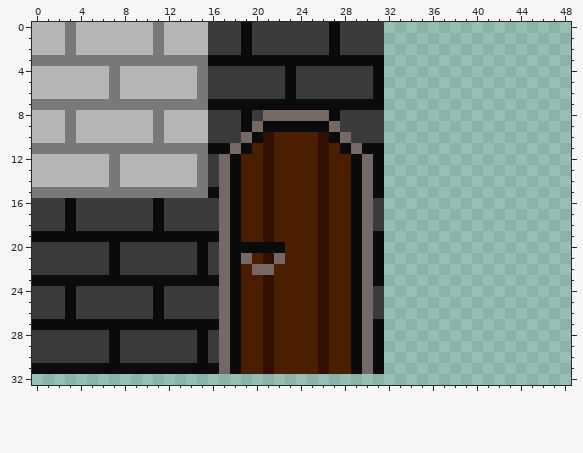
Two states of a pixel-art sprite, res/textures/blocks.png. That is the earlier state.
The file is 64x64 pixels. Shown: x 0..48, y 0..32.
Once edited:
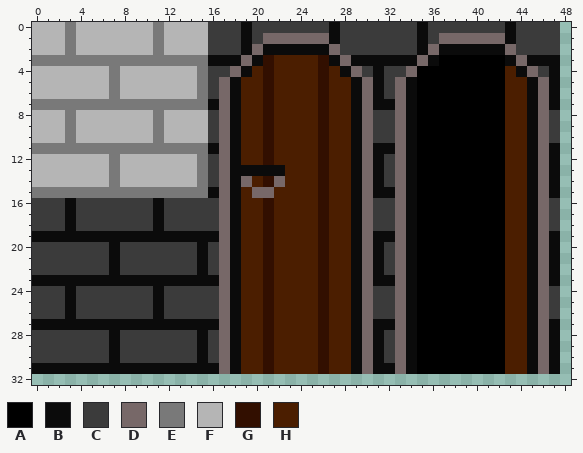
Palette (. is transparent): A #000000  B #0b0b0b  C #3b3b3b  D #776868  E #797979  F #b5b5b5  G #320f00  H #4b1e00
The edit:
@@ x 15..48 @@
- 0 FCCCBCCCCCCCBCCCC.................
- 1 FCCCBCCCCCCCBCCCC.................
- 2 FCCCBCCCCCCCBCCCC.................
- 3 EBBBBBBBBBBBBBBBB.................
- 4 ECCCCCCCBCCCCCCCB.................
- 5 ECCCCCCCBCCCCCCCB.................
- 6 ECCCCCCCBCCCCCCCB.................
- 7 EBBBBBBBBBBBBBBBB.................
- 8 FCCCBCDDDDDDBCCCC.................
- 9 FCCCBDBBBBBBDCCCC.................
-10 FCCCDBGHHHHGBDCCC.................
-11 EBBDBHGHHHHGHBDBB.................
-12 ECDBHHGHHHHGHHBDB.................
-13 ECDBHHGHHHHGHHBDB.................
-14 ECDBHHGHHHHGHHBDB.................
-15 EBDBHHGHHHHGHHBDB.................
-16 CCDBHHGHHHHGHHBDC.................
-17 CCDBHHGHHHHGHHBDC.................
-18 CCDBHHGHHHHGHHBDC.................
-19 BBDBHHGHHHHGHHBDB.................
-20 BCDBBBBBHHHGHHBDB.................
-21 BCDBDHGDHHHGHHBDB.................
-22 BCDBHDDHHHHGHHBDB.................
-23 BBDBHHGHHHHGHHBDB.................
-24 CCDBHHGHHHHGHHBDC.................
-25 CCDBHHGHHHHGHHBDC.................
-26 CCDBHHGHHHHGHHBDC.................
-27 BBDBHHGHHHHGHHBDB.................
-28 BCDBHHGHHHHGHHBDB.................
-29 BCDBHHGHHHHGHHBDB.................
-30 BCDBHHGHHHHGHHBDB.................
-31 BBDBHHGHHHHGHHBDB.................
+ 0 FCCCBCCCCCCCBCCCCCCCBCCCCCCCBCCCC.
+ 1 FCCCBCDDDDDDBCCCCCCCBCDDDDDDBCCCC.
+ 2 FCCCBDBBBBBBDCCCCCCCBDBBBBBBDCCCC.
+ 3 EBBBDBGHHHHGBDBBBBBBDBAAAAAABDBBB.
+ 4 ECCDBHGHHHHGHBDCBCCDAAAAAAAAHBDCB.
+ 5 ECDBHHGHHHHGHHBDBCDBAAAAAAAAHHBDB.
+ 6 ECDBHHGHHHHGHHBDBCDBAAAAAAAAHHBDB.
+ 7 EBDBHHGHHHHGHHBDBBDBAAAAAAAAHHBDB.
+ 8 FCDBHHGHHHHGHHBDCCDBAAAAAAAAHHBDC.
+ 9 FCDBHHGHHHHGHHBDCCDBAAAAAAAAHHBDC.
+10 FCDBHHGHHHHGHHBDCCDBAAAAAAAAHHBDC.
+11 EBDBHHGHHHHGHHBDBBDBAAAAAAAAHHBDB.
+12 ECDBHHGHHHHGHHBDBCDBAAAAAAAAHHBDB.
+13 ECDBBBBBHHHGHHBDBCDBAAAAAAAAHHBDB.
+14 ECDBDHGDHHHGHHBDBCDBAAAAAAAAHHBDB.
+15 EBDBHDDHHHHGHHBDBBDBAAAAAAAAHHBDB.
+16 CCDBHHGHHHHGHHBDCCDBAAAAAAAAHHBDC.
+17 CCDBHHGHHHHGHHBDCCDBAAAAAAAAHHBDC.
+18 CCDBHHGHHHHGHHBDCCDBAAAAAAAAHHBDC.
+19 BBDBHHGHHHHGHHBDBBDBAAAAAAAAHHBDB.
+20 BCDBHHGHHHHGHHBDBCDBAAAAAAAAHHBDB.
+21 BCDBHHGHHHHGHHBDBCDBAAAAAAAAHHBDB.
+22 BCDBHHGHHHHGHHBDBCDBAAAAAAAAHHBDB.
+23 BBDBHHGHHHHGHHBDBBDBAAAAAAAAHHBDB.
+24 CCDBHHGHHHHGHHBDCCDBAAAAAAAAHHBDC.
+25 CCDBHHGHHHHGHHBDCCDBAAAAAAAAHHBDC.
+26 CCDBHHGHHHHGHHBDCCDBAAAAAAAAHHBDC.
+27 BBDBHHGHHHHGHHBDBBDBAAAAAAAAHHBDB.
+28 BCDBHHGHHHHGHHBDBCDBAAAAAAAAHHBDB.
+29 BCDBHHGHHHHGHHBDBCDBAAAAAAAAHHBDB.
+30 BCDBHHGHHHHGHHBDBCDBAAAAAAAAHHBDB.
+31 BBDBHHGHHHHGHHBDBBDBAAAAAAAAHHBDB.
 32 ..................................
